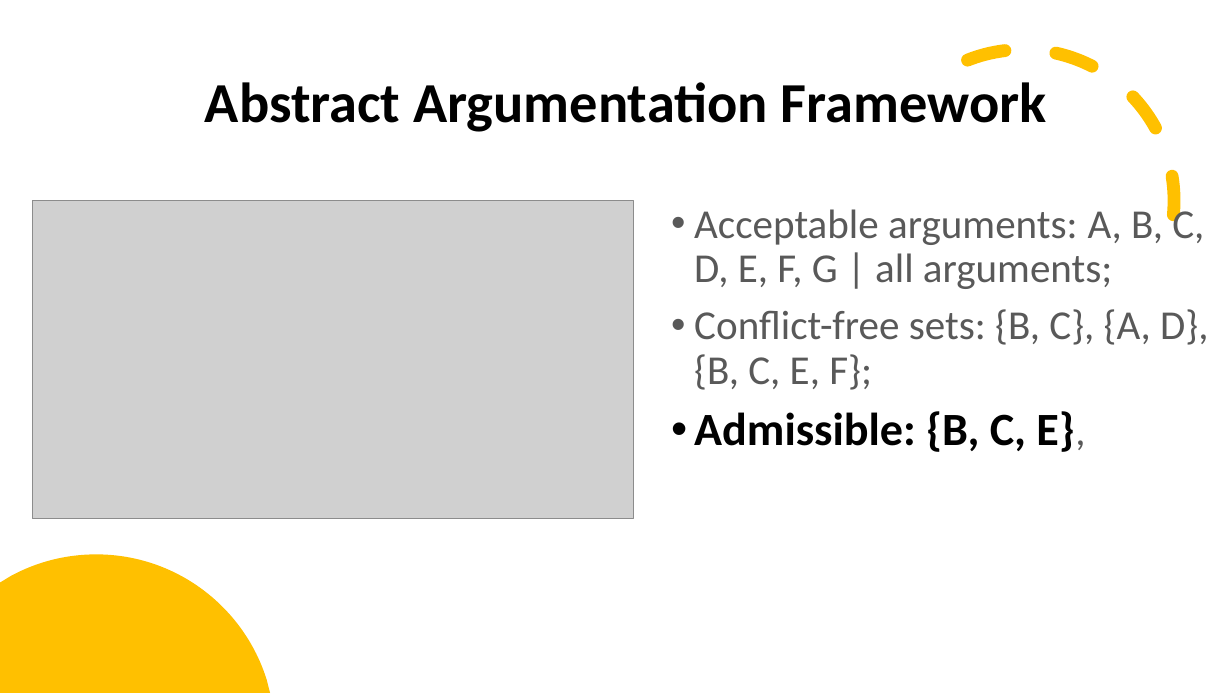
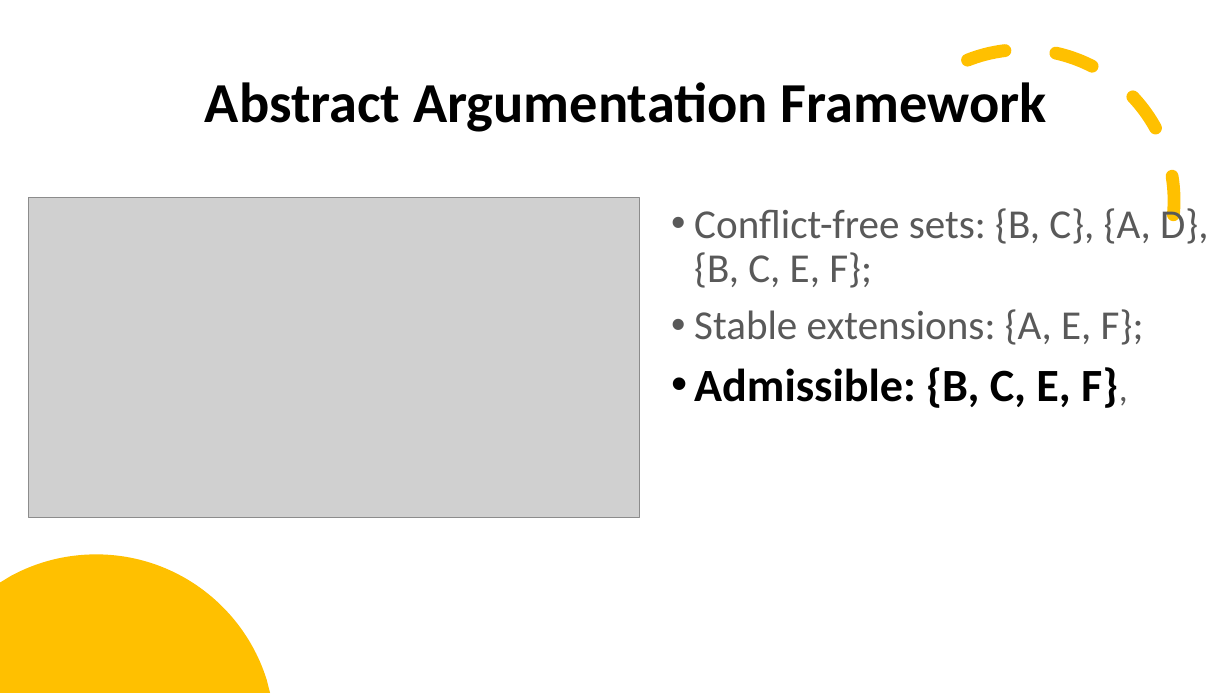
Before and after one commit to stefandr99/ConstrainedArgumentationFramework, a slide deck: slide 8 of Argumentation framework.pptx. Drawn at 1232x693 pixels with LibreOffice and Linux fonts; fonts in the diff are those of the drawing; grey boxes stand for pictures. Boxes give left, top, right and bottom in pixels: in the first picture for what was removed or moved away, otherwise in the second. Text is boxed around its words. In the diff, an @@ line names an element or a change of style, - is before the commit and + after.

```diff
--- a/Argumentation framework.pptx
+++ b/Argumentation framework.pptx
@@ picture: place and size @@
-picture at [32, 201, 633, 518]
+picture at [28, 198, 640, 517]
@@ text at [694, 204, 1204, 289]: paragraph removed @@
-• Acceptable arguments: A, B, C, D, E, F, G | all arguments;
@@ text at [694, 309, 1144, 408]: text changed; size 36 to 32 pt; text colour #000000 to #595959; bold off @@
-• Admissible: {B, C, E},
+• Stable extensions: {A, E, F};
+• Admissible: {B, C, E, F},
```
Also in this commit, not shown: 11 other slides changed, 1 other file.
